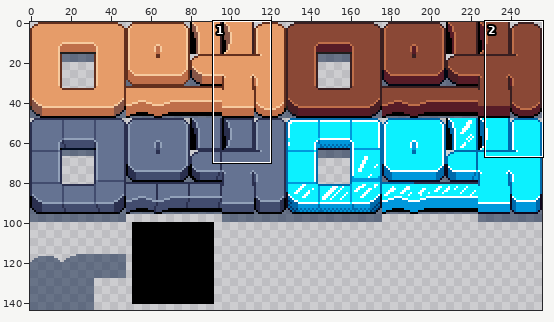
One commit to this pixel-art file: Assets/tiles/Support Columns.ase. The first picture is a wide view before the edit; the outline marks the close-up.
Close-up. Before the commit:
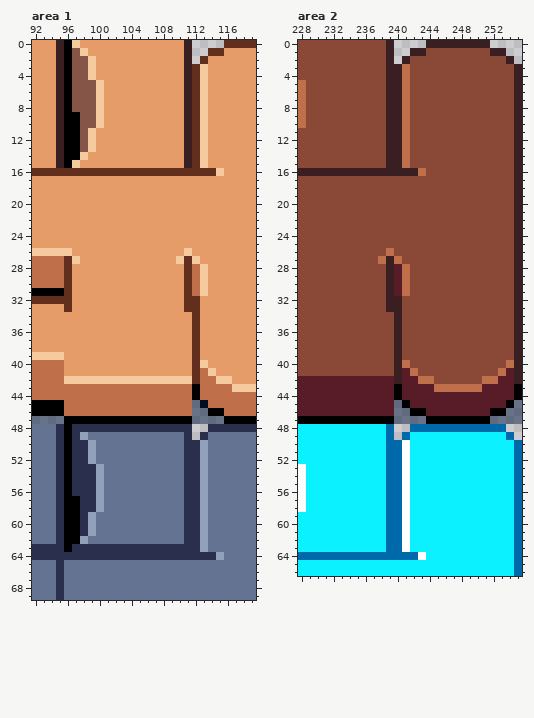
256x144 pixels, 1 frame. Shown: area 1: x 92..119, y 0..69; area 2: x 228..255, y 0..66.
The same view after the edit:
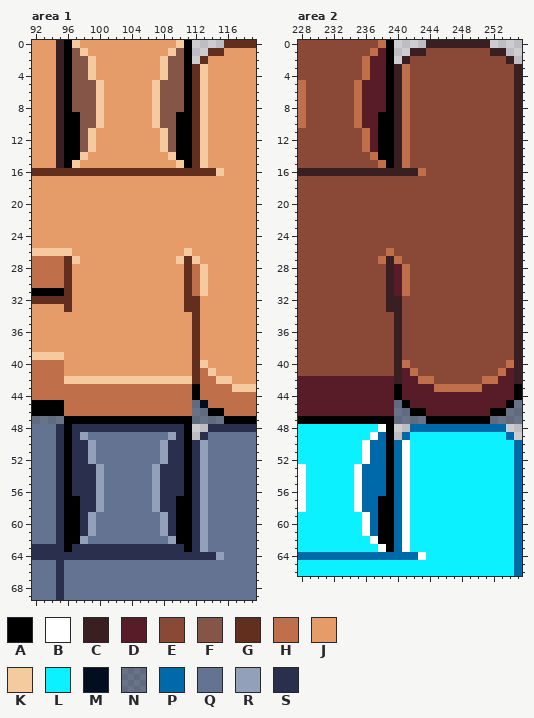
Palette (. is transparent): A #000000  B #ffffff  C #391f21  D #571c27  E #8a4836  F #855547  G #622f1e  H #bf6f4a  J #e69c69  K #f6ca9f  L #0cf1ff  M #020d20  N #03193f80  P #0069aa  Q #657392  R #92a1b9  S #2a2f4e
Change:
Area 1, layer "Layer 1":
y 0: x 110..111 JC -> KA
y 1: x 109..111 JJC -> KFA
y 2..4: x 108..111 JJJC -> KFFA
y 5..8: x 107..111 JJJJC -> KFFFA
y 9..10: x 107..111 JJJJC -> KFFAA
y 11..13: x 108..111 JJJC -> KFAA
y 14: x 109..111 JJC -> KAA
y 15: x 110..111 JC -> KA
y 48: x 111 S -> A
y 49: x 109..111 QQS -> RSA
y 50..52: x 108..111 QQQS -> RSSA
y 53..56: x 107..111 QQQQS -> RSSSA
y 57..58: x 107..111 QQQQS -> RSSAA
y 59..61: x 108..111 QQQS -> RSAA
y 62: x 109..111 QQS -> RAA
y 63: x 111 S -> A
Area 2, layer "Layer 1":
y 0: x 238..239 EC -> HA
y 1: x 237..239 EEC -> HDA
y 2..4: x 236..239 EEEC -> HDDA
y 5..8: x 235..239 EEEEC -> HDDDA
y 9..10: x 235..239 EEEEC -> HDDAA
y 11..13: x 236..239 EEEC -> HDAA
y 14: x 237..239 EEC -> HAA
y 15: x 238..239 EC -> HA
y 48: x 238..239 LP -> BA
y 49: x 237..239 LLP -> BPA
y 50..52: x 236..239 LLLP -> BPPA
y 53..56: x 235..239 LLLLP -> BPPPA
y 57..58: x 235..239 LLLLP -> BPPAA
y 59..61: x 236..239 LLLP -> BPAA
y 62: x 237..239 LLP -> BAA
y 63: x 238..239 LP -> BA
Changed places in both close-ups, as pixel boxes (x1, y1, x2, y2):
changed: (152, 40, 192, 168)
changed: (152, 424, 192, 552)
changed: (354, 40, 394, 168)
changed: (354, 424, 394, 552)
